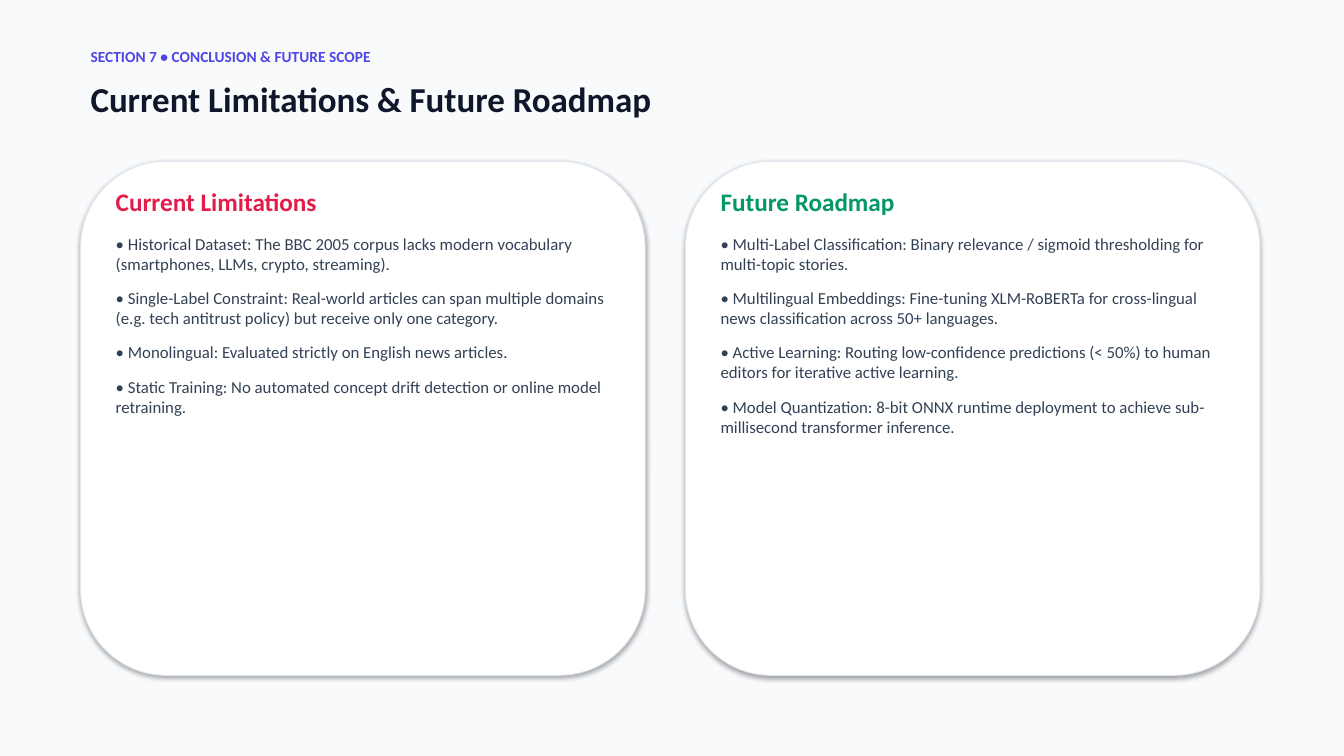
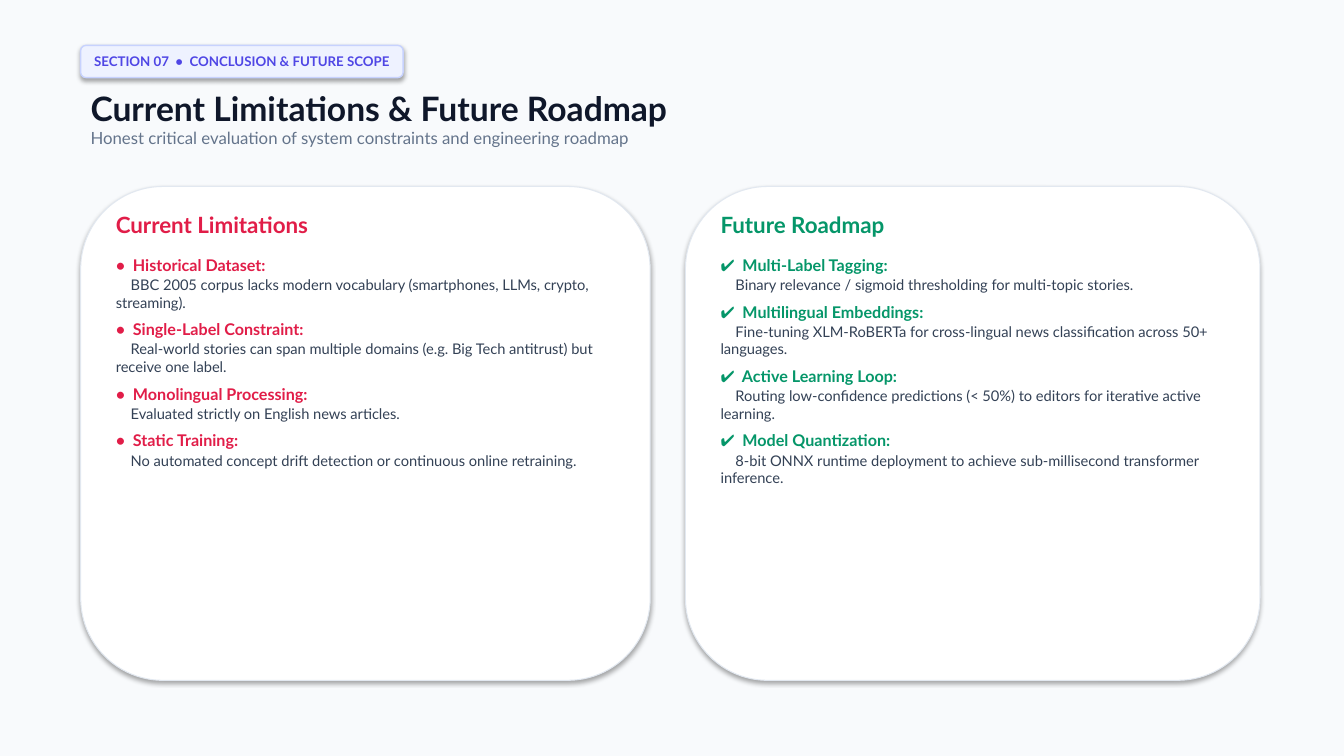
Before and after one commit to Abhijeet0848/NewsLens, a slide deck: slide 15 of docs/NewsScope_Presentation.pptx. Drawn at 1344x756 pixels with LibreOffice and Linux fonts; fonts in the diff are those of the drawing. Boxes give left, top, right and bottom in pixels: in the first picture for what was removed or moved away, otherwise in the second. Text is boxed around its words. In the diff, an @@ line names an element or a change of style, - is before the commit and + after.

Commit message:
docs: redesign PowerPoint with executive light theme and add interactive HTML slides

```diff
--- a/docs/NewsScope_Presentation.pptx
+++ b/docs/NewsScope_Presentation.pptx
@@ rounded rectangle "SECTION 07 • CONCLUSION & ...": place and size @@
-rounded rectangle "SECTION 07 • CONCLUSION & ..." at bbox=[91, 52, 370, 62]
+rounded rectangle "SECTION 07 • CONCLUSION & ..." at bbox=[81, 45, 403, 78]
@@ rounded rectangle "SECTION 07 • CONCLUSION & ..." at bbox=[81, 45, 403, 78]: vertical alignment top to middle; fill none to #EEF2FF; outline none to #C7D2FE 1 pt; shadow on @@
@@ text in rounded rectangle at bbox=[94, 56, 389, 66]: text changed; size 11 to 9.5 pt; font Calibri to Lato @@
-SECTION 7 • CONCLUSION & FUTURE SCOPE
+SECTION 07 • CONCLUSION & FUTURE SCOPE
@@ text "Current Limitations & Future Roadmap": place and size @@
-text "Current Limitations & Future Roadmap" at bbox=[91, 87, 651, 118]
+text "Current Limitations & Future Roadmap" at bbox=[91, 96, 667, 147]
@@ text at bbox=[91, 96, 667, 127]: size 25 to 24 pt, font Calibri to Lato in "Current Limitations & Future Roadmap" @@
@@ text at bbox=[91, 131, 629, 147]: paragraph added @@
+Honest critical evaluation of system constraints and engineering roadmap
@@ rounded rectangle: place and size @@
-rounded rectangle at bbox=[81, 161, 645, 676]
+rounded rectangle at bbox=[81, 187, 650, 681]
@@ text "Current Limitations": place and size @@
-text "Current Limitations" at bbox=[116, 193, 604, 416]
+text "Current Limitations" at bbox=[116, 216, 593, 469]
@@ rounded rectangle: place and size @@
-rounded rectangle at bbox=[686, 161, 1260, 676]
+rounded rectangle at bbox=[686, 187, 1260, 681]
@@ text "Future Roadmap": place and size @@
-text "Future Roadmap" at bbox=[721, 193, 1211, 433]
+text "Future Roadmap" at bbox=[721, 216, 1207, 483]
@@ text at bbox=[116, 216, 308, 233]: size 18 to 16 pt, font Calibri to Lato in "Current Limitations" @@
@@ text at bbox=[721, 216, 884, 237]: size 18 to 16 pt, font Calibri to Lato in "Future Roadmap" @@
@@ text at bbox=[116, 259, 593, 469]: text changed; size 12 to 10.5 pt; font Calibri to Lato @@
-• Historical Dataset: The BBC 2005 corpus lacks modern vocabulary (smartphones, LLMs, crypto, streaming).
-• Single-Label Constraint: Real-world articles can span multiple domains (e.g. tech antitrust policy) but receive only one category.
-• Monolingual: Evaluated strictly on English news articles.
-• Static Training: No automated concept drift detection or online model retraining.
+• Historical Dataset:
+BBC 2005 corpus lacks modern vocabulary (smartphones, LLMs, crypto, streaming).
+• Single-Label Constraint:
+Real-world stories can span multiple domains (e.g. Big Tech antitrust) but receive one label.
+• Monolingual Processing:
+Evaluated strictly on English news articles.
+• Static Training:
+No automated concept drift detection or continuous online retraining.
@@ text at bbox=[721, 259, 1207, 483]: text changed; size 12 to 10.5 pt; font Calibri to Lato @@
-• Multi-Label Classification: Binary relevance / sigmoid thresholding for multi-topic stories.
-• Multilingual Embeddings: Fine-tuning XLM-RoBERTa for cross-lingual news classification across 50+ languages.
-• Active Learning: Routing low-confidence predictions (< 50%) to human editors for iterative active learning.
-• Model Quantization: 8-bit ONNX runtime deployment to achieve sub-millisecond transformer inference.
+✔ Multi-Label Tagging:
+Binary relevance / sigmoid thresholding for multi-topic stories.
+✔ Multilingual Embeddings:
+Fine-tuning XLM-RoBERTa for cross-lingual news classification across 50+ languages.
+✔ Active Learning Loop:
+Routing low-confidence predictions (< 50%) to editors for iterative active learning.
+✔ Model Quantization:
+8-bit ONNX runtime deployment to achieve sub-millisecond transformer inference.
```
Also in this commit, not shown: 15 other slides changed, 1 slide added, 1 slide removed, 2 other files.
